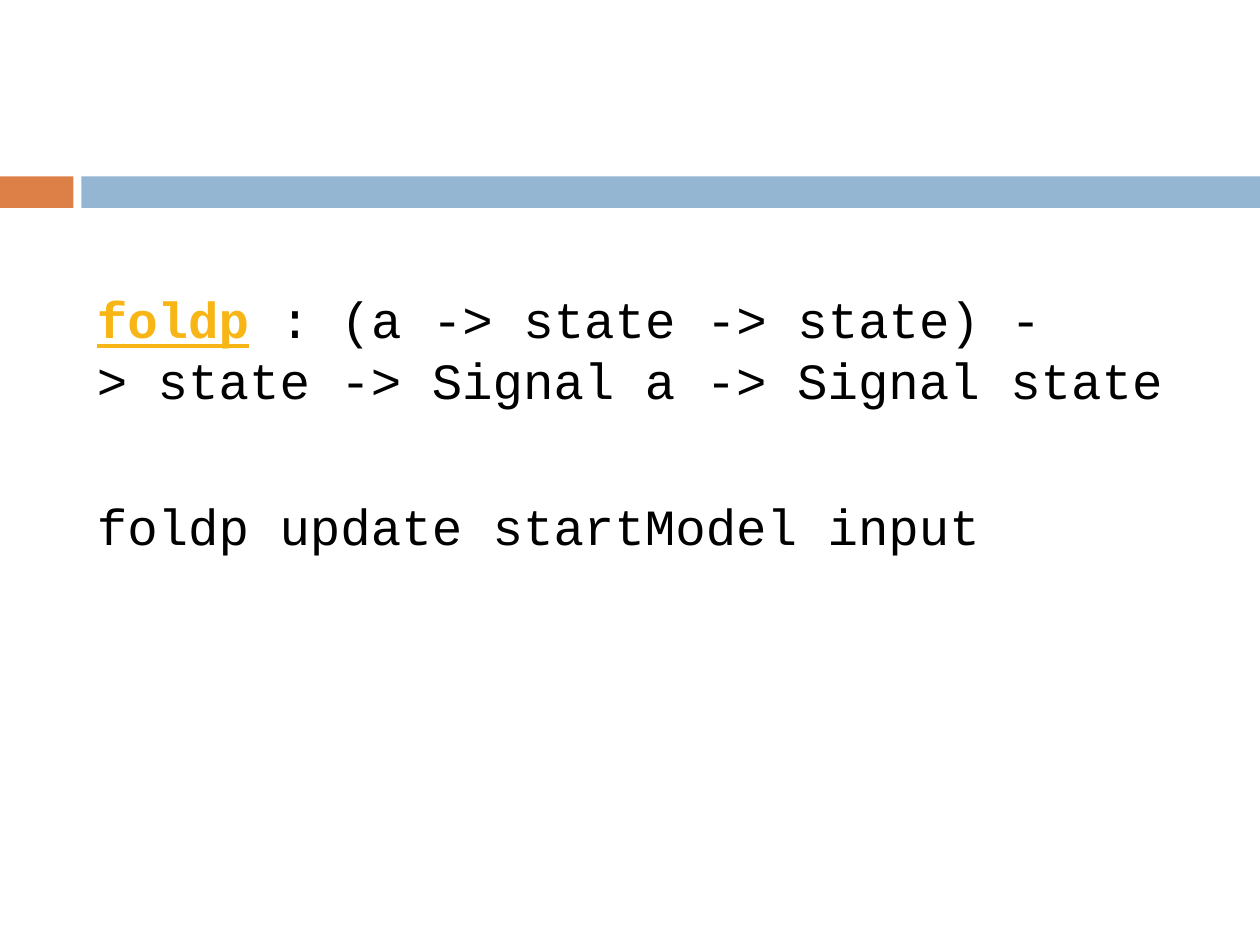
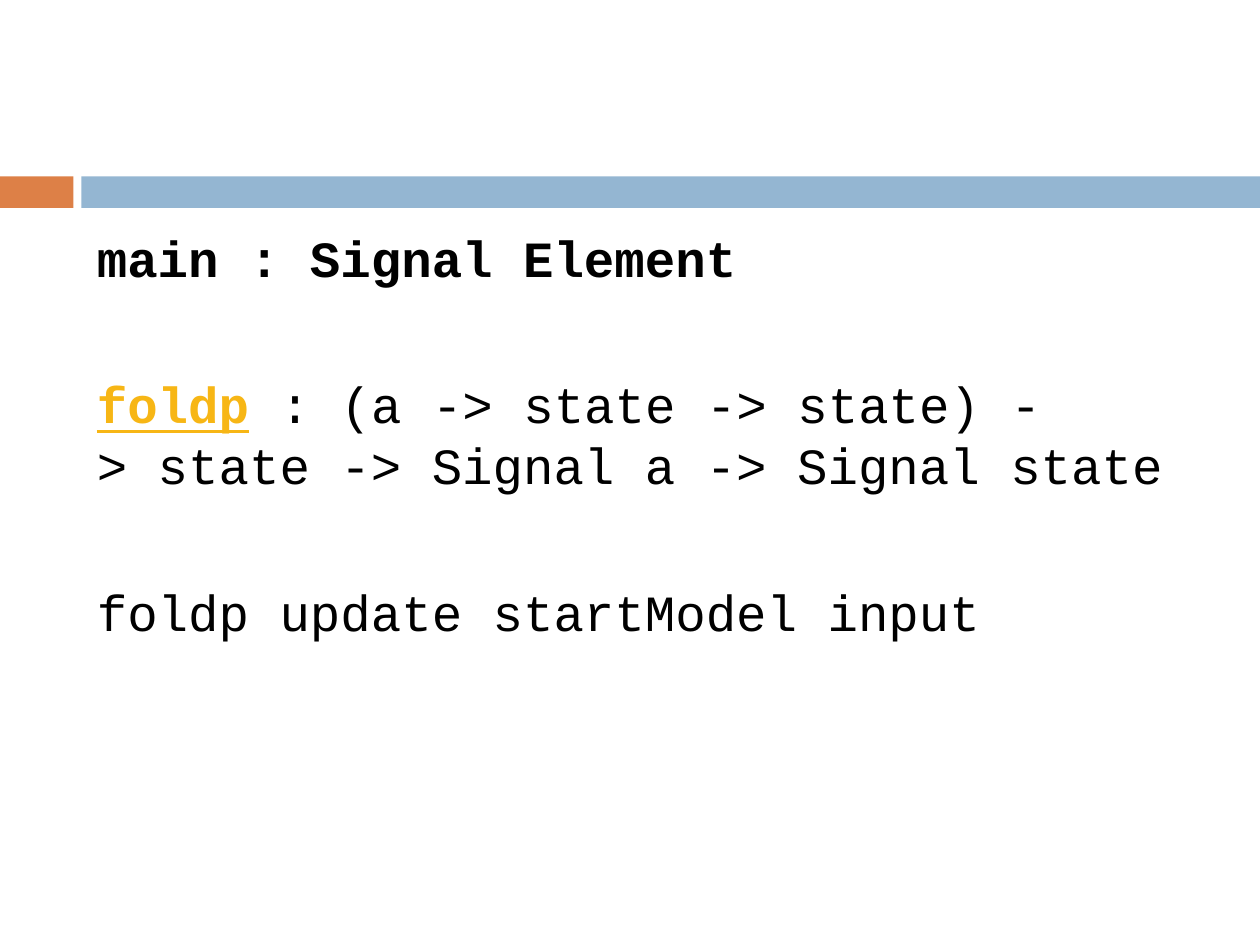
Before and after one commit to holdenlee/elm-class, a slide deck: slide 23 of lesson/Game Programming with Elm 2016.pptx (slide 27 before the commit). Drawn at 1260x945 pixels with LibreOffice and Linux fonts; fonts in the diff are those of the drawing. Boxes give left, top, right and bottom in pixels: in the first picture for what was removed or moved away, otherwise in the second. Text is boxed around its words. In the diff, an @@ line names an element or a change of style, - is before the commit and + after.

```diff
--- a/lesson/Game Programming with Elm 2016.pptx
+++ b/lesson/Game Programming with Elm 2016.pptx
@@ text at <box>97,240,736,288</box>: paragraph added @@
+main : Signal Element
```
Also in this commit, not shown: 4 other slides changed, 2 slides added, 5 slides removed, 1 other file.
